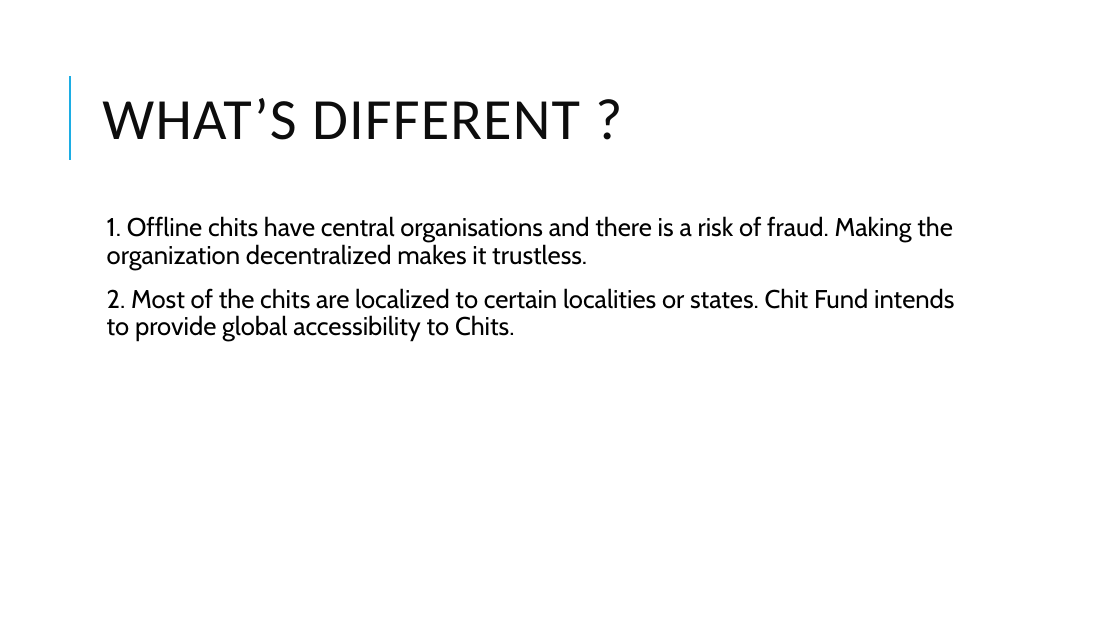
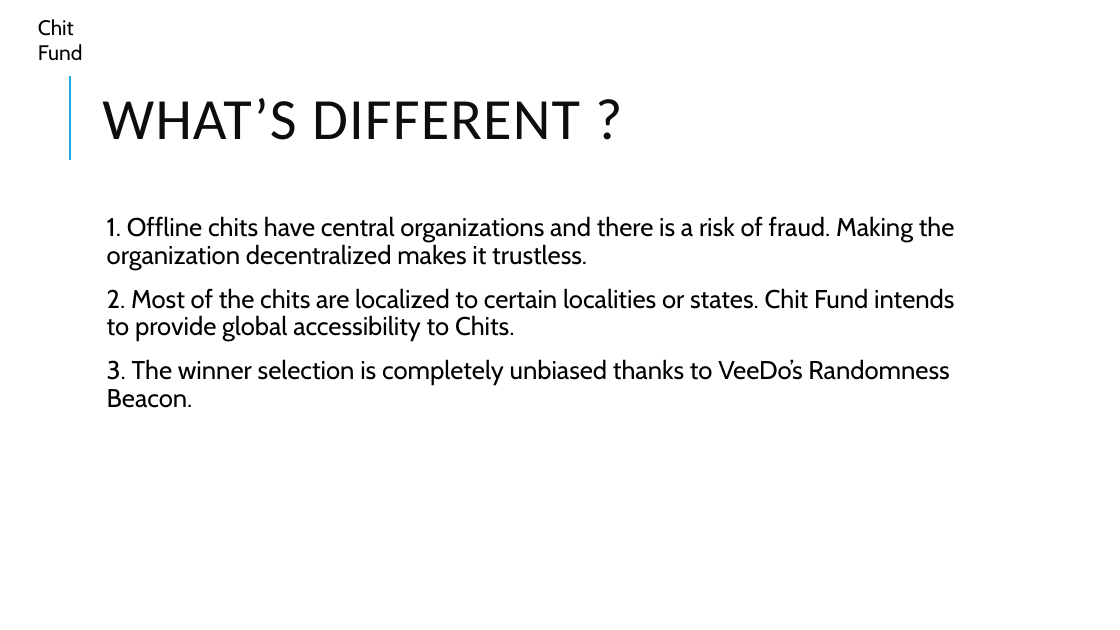
Before and after one commit to Harman-singh-waraich/Chit-Fund, a slide deck: slide 4 of Chit Fund.pptx. Drawn at 1120x630 pixels with LibreOffice and Linux fonts; fonts in the diff are those of the drawing. Boxes give left, top, right and bottom in pixels: in the first picture for what was removed or moved away, otherwise in the second. Text is boxed around its words. In the diff, an @@ line names an element or a change of style, - is before the commit and + after.

```diff
--- a/Chit Fund.pptx
+++ b/Chit Fund.pptx
@@ text added at box(38, 19, 83, 60), 18 pt, text #000000 @@
+Chit Fund
@@ text at box(107, 216, 955, 269): text changed @@
-  1. Offline chits have central organisations and there is a risk of fraud. Making the organization decentralized makes it trustless.
+  1. Offline chits have central organizations and there is a risk of fraud. Making the organization decentralized makes it trustless.
@@ text at box(107, 359, 949, 408): paragraph added @@
+  3. The winner selection is completely unbiased thanks to VeeDo’s Randomness Beacon.
```
Also in this commit, not shown: 3 other slides changed, 1 slide added, 1 other file.
